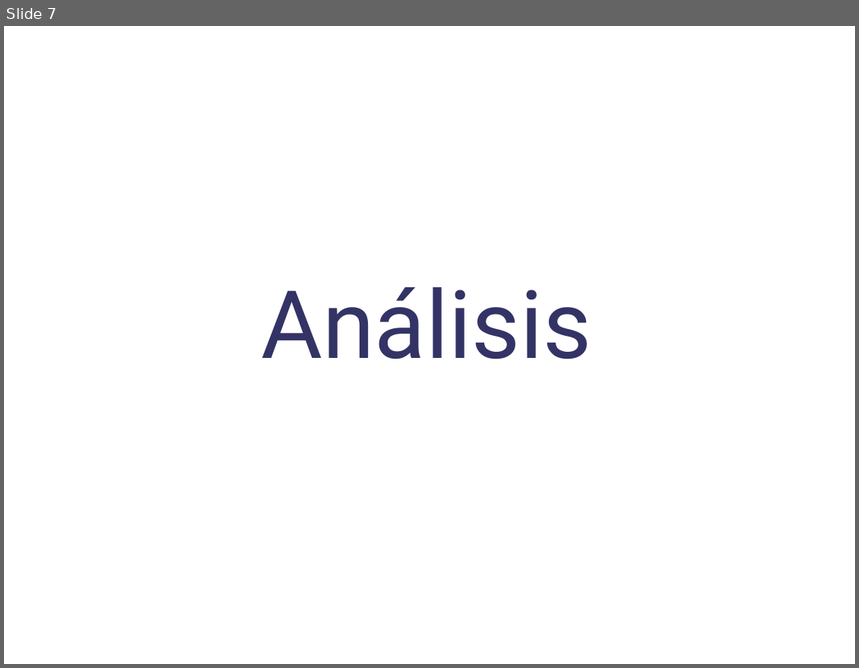
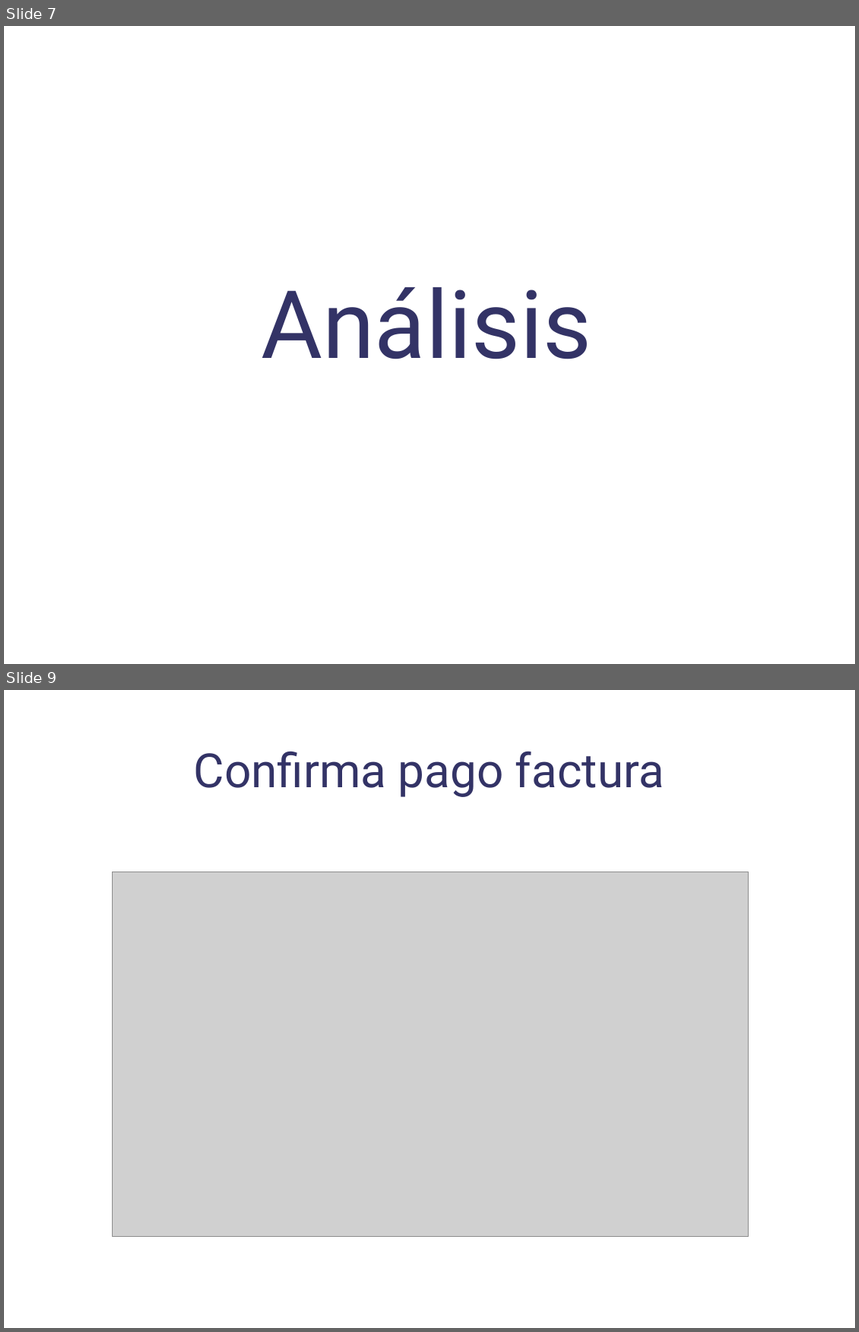
Before and after one commit to danoco78/touchteam, a slide deck: 2_iteracion/Planificacion/InformacionPresentacion/[Sergio] Presentacion-Analisis.odp. Shown one above the other, each under a label of ours: slide 7 before the commit, slides 7 and 9 after it; the slides between them are not shown. The pictures are 859x668 and 859x1332 pixels, drawn with LibreOffice and Linux fonts; fonts in the diff are those of the drawing; grey boxes stand for pictures; background and template pictures are left out. Boxes give left, top, right and bottom in pixels: in the first picture for what was removed or moved away, otherwise in the second. Text is boxed around its words. In the diff, an @@ line names an element or a change of style, - is before the commit and + after.

```diff
--- a/2_iteracion/Planificacion/InformacionPresentacion/[Sergio] Presentacion-Analisis.odp
+++ b/2_iteracion/Planificacion/InformacionPresentacion/[Sergio] Presentacion-Analisis.odp
@@ slide 9 added at [4, 690, 855, 1328], background picture (left out) @@
@@ title added at [194, 752, 664, 797], 44 pt, text #333366 @@
+Confirma pago factura
@@ picture added at [113, 872, 750, 1237] @@
```
Also in this commit, not shown: 1 slide changed, 6 other slides added, 5 slides removed.
